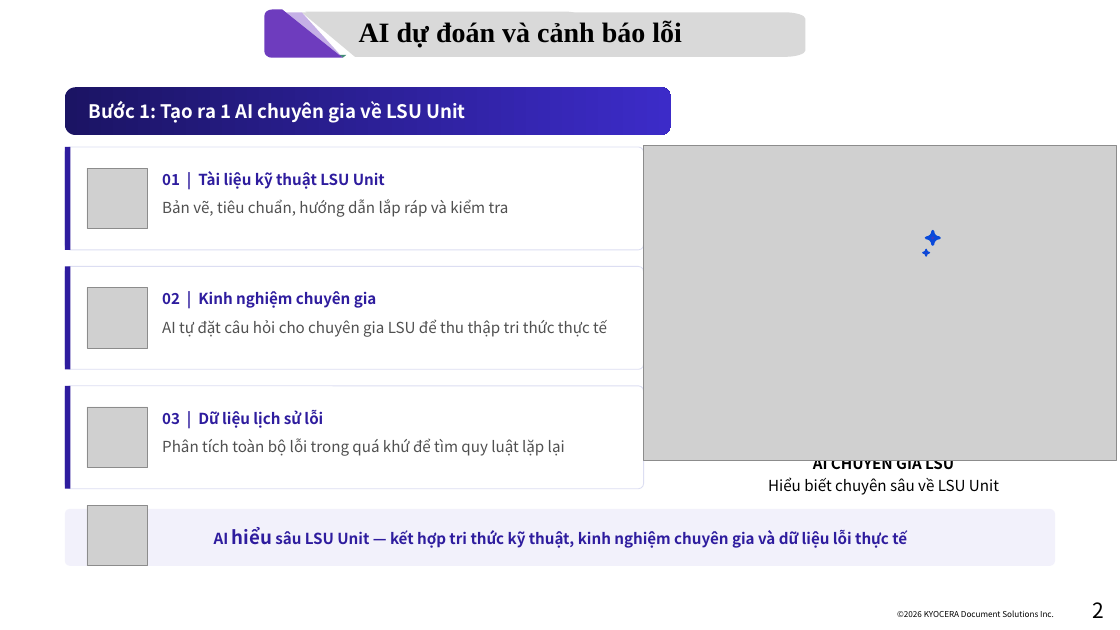
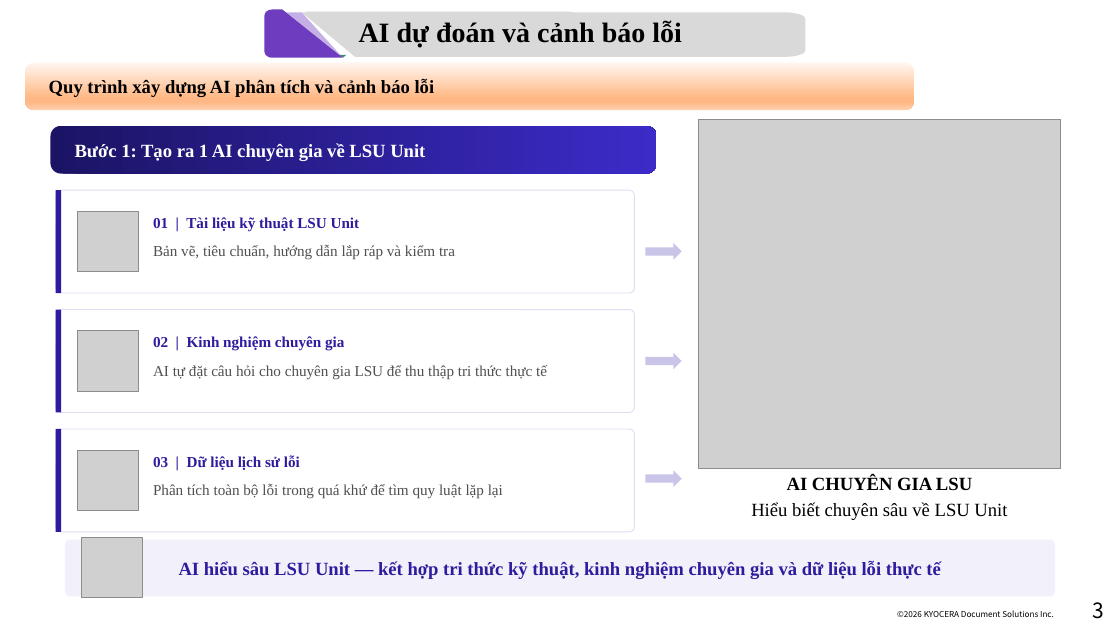
Before and after one commit to Nakazasen/AIOS_habbit, a slide deck: slide 3 of AI cảnh báo lỗi LSU.pptx (slide 2 before the commit). Drawn at 1120x630 pixels with LibreOffice and Linux fonts; fonts in the diff are those of the drawing; grey boxes stand for pictures; background and template pictures are left out. Boxes give left, top, right and bottom in pixels: in the first picture for what was removed or moved away, otherwise in the second. Text is boxed around its words. In the diff, an @@ line names an element or a change of style, - is before the commit and + after.

```diff
--- a/AI cảnh báo lỗi LSU.pptx
+++ b/AI cảnh báo lỗi LSU.pptx
@@ rounded rectangle added at (24, 62, 914, 110), fill gradient #FFF7F2 to #FFB886 to #FFD0AE, 16 pt, text #000000, bold @@
+Quy trình xây dựng AI phân tích và cảnh báo lỗi
@@ picture: place and size @@
-picture at (644, 145, 1116, 460)
+picture at (698, 119, 1061, 469)
@@ rounded rectangle "Bước 1: Tạo ra 1 ...": place and size @@
-rounded rectangle "Bước 1: Tạo ra 1 ..." at (65, 87, 671, 135)
+rounded rectangle "Bước 1: Tạo ra 1 ..." at (50, 126, 657, 174)
@@ freeform shape removed at (927, 231, 940, 245) @@
@@ right arrow added at (645, 244, 681, 260), fill #C9C5E8 @@
@@ freeform shape removed at (923, 250, 930, 256) @@
@@ right arrow added at (645, 353, 681, 370), fill #C9C5E8 @@
@@ font Noto Sans CJK JP to Times New Roman in 7 elements at (50, 126, 657, 174), (153, 217, 360, 232), (153, 336, 344, 351), (153, 455, 300, 470), (153, 483, 503, 499), (153, 245, 455, 260), (153, 365, 547, 380) @@
@@ 6 texts, 3 pictures, 3 rounded rectangles, 3 rectangles: place and size @@
-6 texts, 3 pictures, 3 rounded rectangles, 3 rectangles at (65, 147, 644, 488)
+6 texts, 3 pictures, 3 rounded rectangles, 3 rectangles at (55, 190, 634, 532)
@@ right arrow added at (645, 471, 681, 487), fill #C9C5E8 @@
@@ text "AI CHUYÊN GIA LSU": place and size @@
-text "AI CHUYÊN GIA LSU" at (768, 460, 999, 495)
+text "AI CHUYÊN GIA LSU" at (751, 476, 1007, 520)
@@ text "AI CHUYÊN GIA LSU" at (751, 476, 1007, 520): size 13 to 16 pt, font Noto Sans CJK JP to Times New Roman @@
@@ rounded rectangle: place and size @@
-rounded rectangle at (65, 509, 1055, 566)
+rounded rectangle at (65, 539, 1055, 597)
@@ picture: place and size @@
-picture at (87, 505, 148, 565)
+picture at (82, 538, 142, 598)
@@ text "AI hiểu sâu LSU Unit ..." at (179, 561, 940, 579): size 13 to 16 pt, font Noto Sans CJK JP to Times New Roman @@
@@ text "AI hiểu sâu LSU Unit ...": place and size @@
-text "AI hiểu sâu LSU Unit ..." at (214, 527, 907, 548)
+text "AI hiểu sâu LSU Unit ..." at (179, 561, 940, 579)
@@ page number at (1093, 602, 1105, 619): text changed @@
-2
+3
```
Also in this commit, not shown: 4 other slides changed, 2 slides added.
